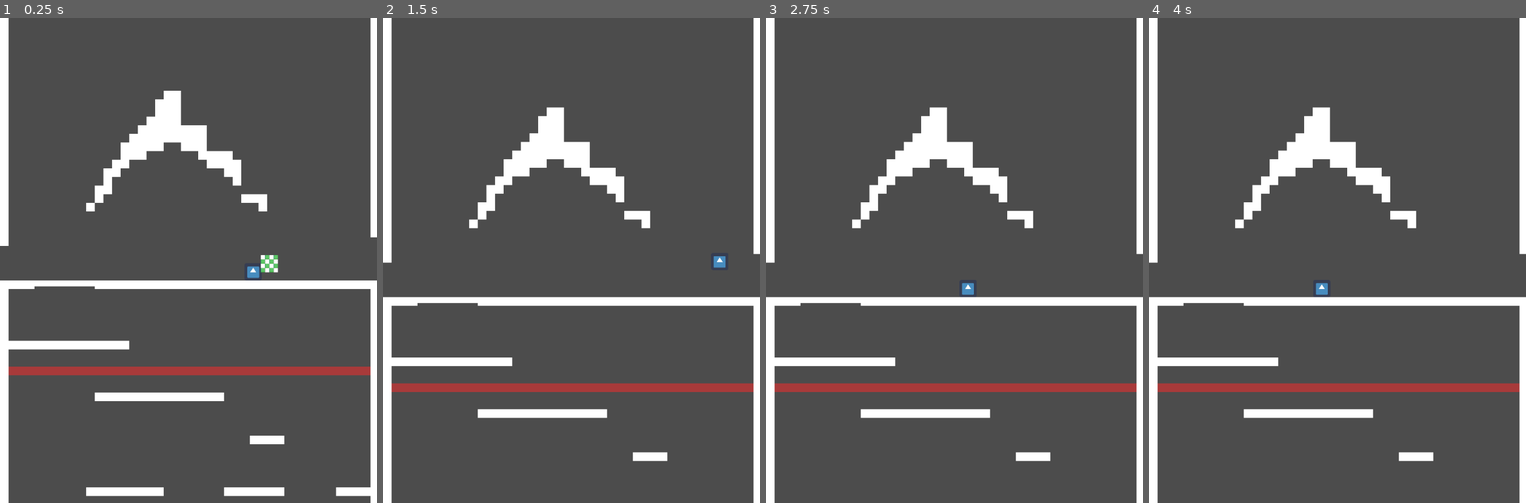
Above: before the commit, frames 1-4 (left to right).
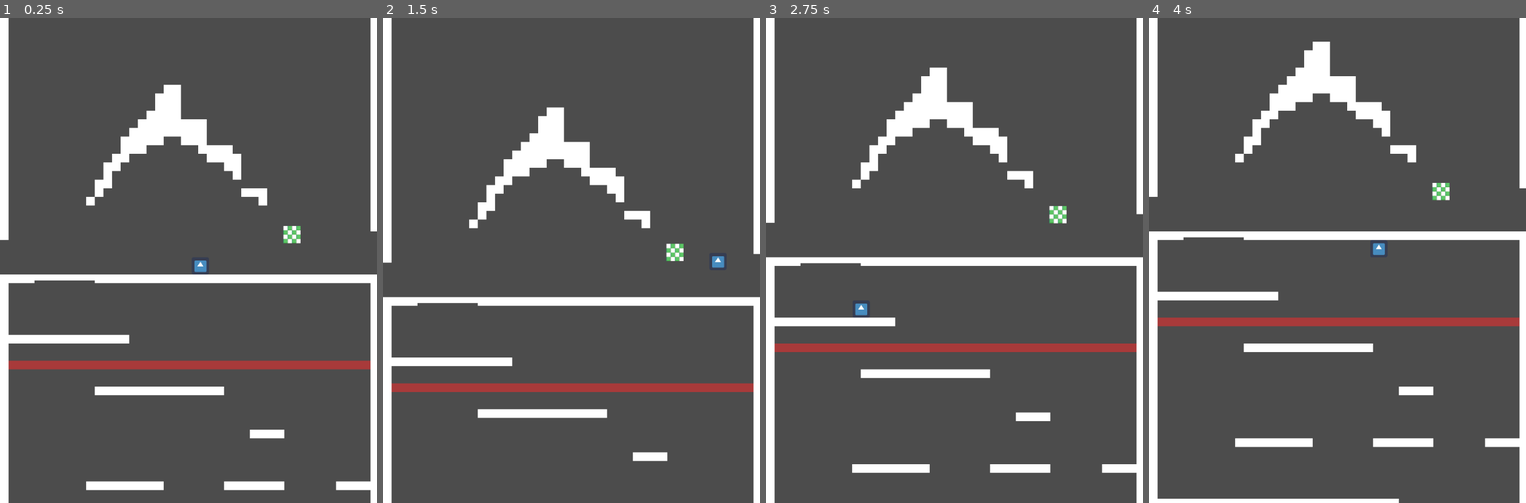
Above: after the commit, the same moments.

Repository: jsonify/JumpUp
Game: Godot game, scene res://Scenes/Levels/Level1.tscn
Two runs of this game, one before a commit and one after it. Both use one fixed random seed, a clock stepped at 60 frames per second and the inputs below. The engine's default icon, where the game draws it, is replaced by a stand-in: a white triangle on a blue panel in a dark square.
Inputs:
- Up to frame 1 (0.25 s): no input
- Up to frame 2 (1.5 s): tap Space (jump) at 0.77 s
- Up to frame 3 (2.75 s): tap Space (jump) at 1.52 s
- Up to frame 4 (4 s): tap Space (jump) at 3.02, 3.77 s

The runs differ from the first frame. In frame 1, 10% of the frame differs, in the area x 0-100%, y 13-99%; in frame 2, 0.2%; in frame 3, 17%; in frame 4, 17%, in the area x 0-100%, y 4-100%.
Error before the commit: Attempt to call function 'trapdoor1_close' in base 'null instance' on a null instance. (res://Scenes/Checkpoint/Checkpoint1.gd:13)

Commit message:
Got trapdoor collision shape to be enabled at checkpoint

Diff:
--- a/Scenes/Checkpoint/Checkpoint.gd
+++ b/Scenes/Checkpoint/Checkpoint.gd
@@ -1,6 +1,8 @@
 extends Area2D
 
 onready var animation_player := $AnimationPlayer
+
+signal checkpoint_reached
 
 func _ready() -> void:
 	connect("body_entered", self, "_on_body_entered")
@@ -9,7 +11,9 @@
 	animation_player.play("destroy")
 	apply_checkpoint(body)
 
+
+
 # This is for future features when a player crosses a general checkpoint. Possibly save location
 # using Autoload so that if the game ends, that's the restart point
 func apply_checkpoint(body: Node):
-	pass
+	emit_signal("checkpoint_reached")
--- a/Scenes/Checkpoint/Checkpoint1.gd
+++ b/Scenes/Checkpoint/Checkpoint1.gd
@@ -2,12 +2,13 @@
 
 #func apply_effect(body: Node):
 #	print(body.name)
-
+#onready var trapdoor1 = Trapdoor1.new()
 
 func _on_Checkpoint1_body_entered(body: Node) -> void:
 	if body is Player:
-		trapdoor1_close()
+#		trapdoor1_close()
 		print("Checkpoint1 accessed")
 
 func trapdoor1_close():
-	get_node("Trapdoor1").trapdoor1_close()
+#	trapdoor1.trapdoor1_close()
+	pass
--- a/Scenes/Levels/Level1.tscn
+++ b/Scenes/Levels/Level1.tscn
@@ -2,7 +2,7 @@
 
 [ext_resource path="res://Tiles/mock_tileset.tres" type="TileSet" id=1]
 [ext_resource path="res://Scenes/Player/Player.tscn" type="PackedScene" id=2]
-[ext_resource path="res://Scenes/Checkpoint/Checkpoint1.tscn" type="PackedScene" id=3]
+[ext_resource path="res://Scenes/Checkpoint/Checkpoint.tscn" type="PackedScene" id=3]
 [ext_resource path="res://Scenes/Platforms/Trapdoor1.tscn" type="PackedScene" id=4]
 
 [sub_resource type="RectangleShape2D" id=1]
@@ -17,7 +17,7 @@
 tile_data = PoolIntArray( -6684672, 0, 0, -6684629, 0, 0, -6619136, 0, 0, -6619093, 0, 0, -6553600, 0, 0, -6553557, 0,  …(9482 unchanged characters)…
 
 [node name="Player" parent="." instance=ExtResource( 2 )]
-position = Vector2( 420, -101 )
+position = Vector2( 322, -90 )
 
 [node name="Camera2D" type="Camera2D" parent="Player"]
 position = Vector2( 2, 0 )
@@ -38,8 +38,8 @@
 
 [node name="Checkpoints" type="Node" parent="."]
 
-[node name="Checkpoint1" parent="Checkpoints" instance=ExtResource( 3 )]
-position = Vector2( 500, -79 )
+[node name="Checkpoint" parent="Checkpoints" instance=ExtResource( 3 )]
+position = Vector2( 542, -122 )
 
 [node name="Trapdoors" type="Node" parent="."]
 
--- a/Scenes/Platforms/Trapdoor1.gd
+++ b/Scenes/Platforms/Trapdoor1.gd
@@ -1,18 +1,21 @@
 extends StaticBody2D
-class_name Trapdoor1
 
 onready var animated_sprite := $AnimatedSprite
-onready var collision_shape := $CollisionShape2D
+onready var coll_shape := $CollisionShape2D
 
 
 func _ready() -> void:
-	collision_shape.set_deferred("disabled", true)
+	var checkpoint = get_tree().get_root().find_node("Checkpoint", true, false)
+	checkpoint.connect("checkpoint_reached", self, "handle_checkpoint_reached")
 
+func handle_checkpoint_reached():
+	coll_shape.set_deferred("disabled", false)
+	print("Checkpoint has been reached, son.")
 
 func _process(delta: float) -> void:
-#	collision_shape.disabled = false
+
 	pass
 
 func trapdoor1_close():
-	collision_shape.set_deferred("disabled", false)
-	print("collision_shape is disabled: ", collision_shape.disabled)
+	pass
+#	print("collision_shape is disabled: ", collision_shape.disabled)
--- a/project.godot
+++ b/project.godot
@@ -13,15 +13,9 @@
 "class": "Player",
 "language": "GDScript",
 "path": "res://Scenes/Player/Player.gd"
-}, {
-"base": "StaticBody2D",
-"class": "Trapdoor1",
-"language": "GDScript",
-"path": "res://Scenes/Platforms/Trapdoor1.gd"
 } ]
 _global_script_class_icons={
-"Player": "",
-"Trapdoor1": ""
+"Player": ""
 }
 
 [application]
